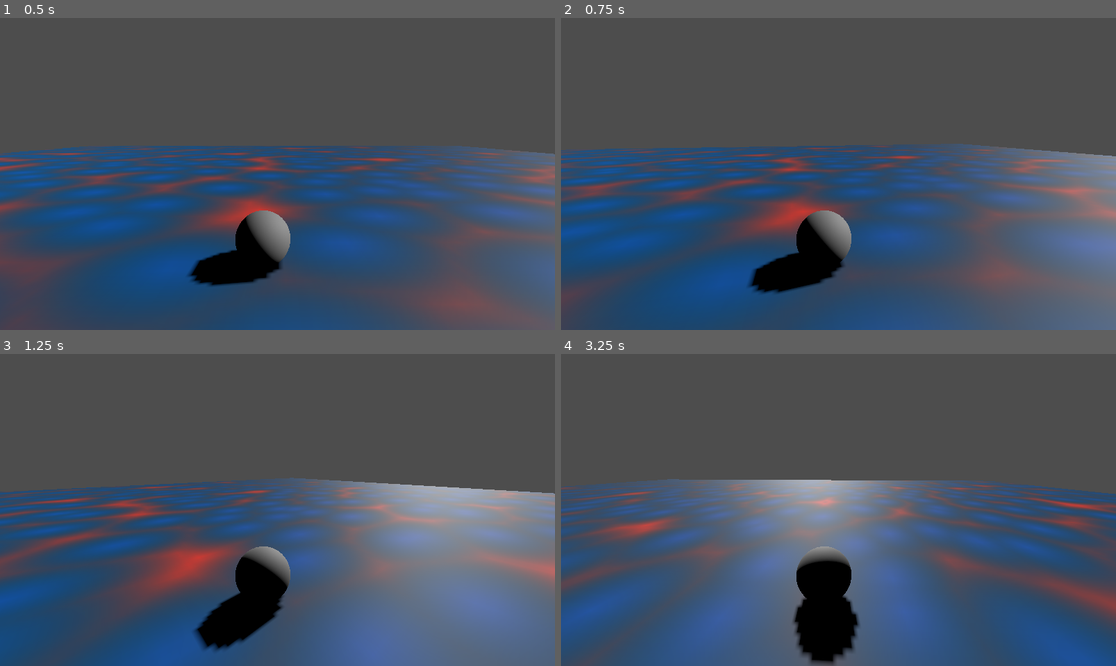
Above: before the commit, frames 1-4 (two rows, left to right).
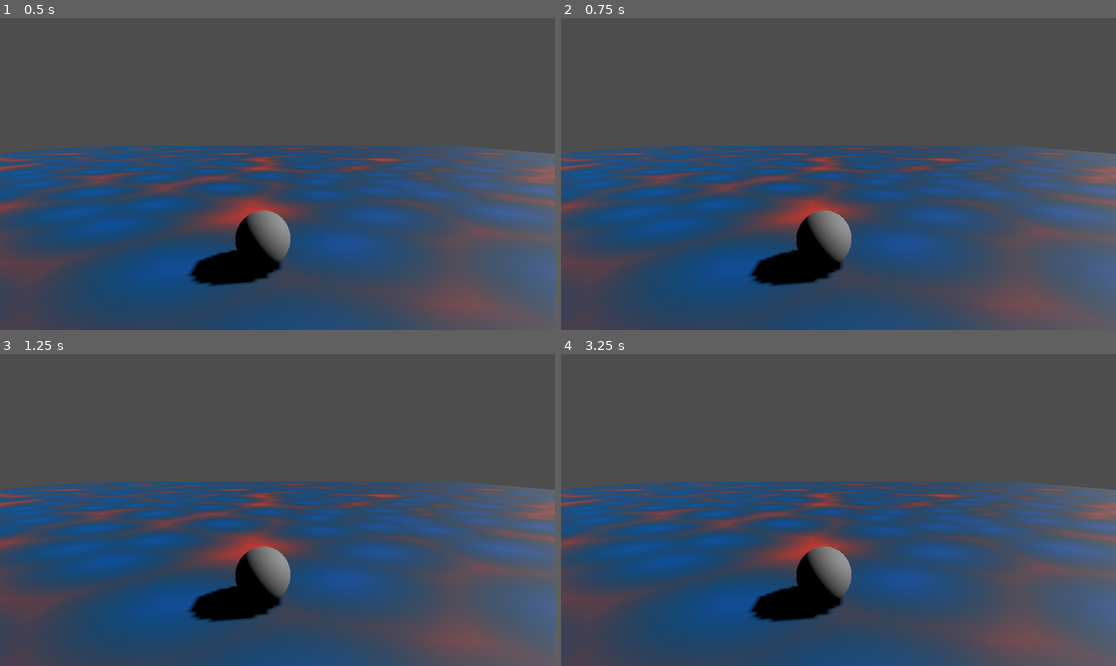
Above: after the commit, the same moments.

Repository: EricC1231/GamejamJan2025
Game: Godot game, scene res://main.tscn
The game is run twice, just before and just after one commit, with the same random seed, the same clock (stepped at 60 frames per second) and the same inputs. The project has no main scene, so this scene is started directly.
Inputs:
- Up to frame 1 (0.5 s): no input
- Up to frame 2 (0.75 s): hold Right (InputRight, bound only before the commit) from 0.53 s (still down)
- Up to frame 3 (1.25 s): keep holding Right (InputRight, bound only before the commit)
- Up to frame 4 (3.25 s): release Right (InputRight, bound only before the commit) at 1.28 s; hold Down (InputBack, bound only before the commit) 1.28-2.03 s; hold Right (InputRight, bound only before the commit) 2.03-2.78 s; hold Up (InputForward, bound only before the commit) from 2.78 s (still down)

Frame 1 is identical in both runs. In frame 2, 23% of the frame differs, in the area x 0-100%, y 40-100%; in frame 3, 44%; in frame 4, 48%.

Commit message:
I guess the pit is real

Diff:
--- a/bubblesumo/project.godot
+++ b/bubblesumo/project.godot
@@ -14,28 +14,9 @@
 config/features=PackedStringArray("4.3", "GL Compatibility")
 config/icon="res://icon.svg"
 
-[input]
+[filesystem]
 
-InputLeft={
-"deadzone": 0.5,
-"events": [Object(InputEventKey,"resource_local_to_scene":false,"resource_name":"","device":-1,"window_id":0,"alt_pressed":false,"shift_pressed":false,"ctrl_pressed":false,"meta_pressed":false,"pressed":false,"keycode":0,"physical_keycode":4194319,"key_label":0,"unicode":0,"location":0,"echo":false,"script":null)
-]
-}
-InputRight={
-"deadzone": 0.5,
-"events": [Object(InputEventKey,"resource_local_to_scene":false,"resource_name":"","device":-1,"window_id":0,"alt_pressed":false,"shift_pressed":false,"ctrl_pressed":false,"meta_pressed":false,"pressed":false,"keycode":0,"physical_keycode":4194321,"key_label":0,"unicode":0,"location":0,"echo":false,"script":null)
-]
-}
-InputForward={
-"deadzone": 0.5,
-"events": [Object(InputEventKey,"resource_local_to_scene":false,"resource_name":"","device":-1,"window_id":0,"alt_pressed":false,"shift_pressed":false,"ctrl_pressed":false,"meta_pressed":false,"pressed":false,"keycode":0,"physical_keycode":4194320,"key_label":0,"unicode":0,"location":0,"echo":false,"script":null)
-]
-}
-InputBack={
-"deadzone": 0.5,
-"events": [Object(InputEventKey,"resource_local_to_scene":false,"resource_name":"","device":-1,"window_id":0,"alt_pressed":false,"shift_pressed":false,"ctrl_pressed":false,"meta_pressed":false,"pressed":false,"keycode":0,"physical_keycode":4194322,"key_label":0,"unicode":0,"location":0,"echo":false,"script":null)
-]
-}
+import/blender/enabled=false
 
 [rendering]
 
Binary file added: bubblesumo/3dModels/Alex's Stuff/Glitz-Pit.glb
Not shown, added: bubblesumo/3dModels/Alex's Stuff/background.glb.import
Not shown, added: bubblesumo/3dModels/Alex's Stuff/Glitz-Pit.blend
Not shown, added: bubblesumo/3dModels/Alex's Stuff/Glitz-Pit.blend1
